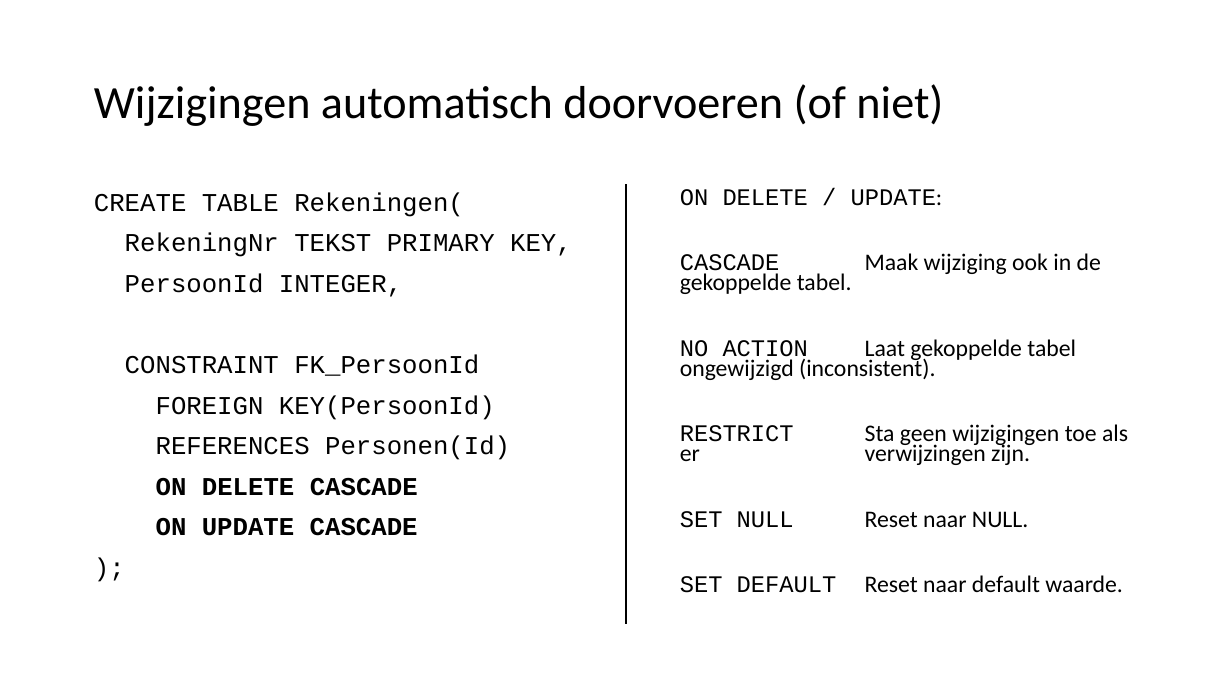
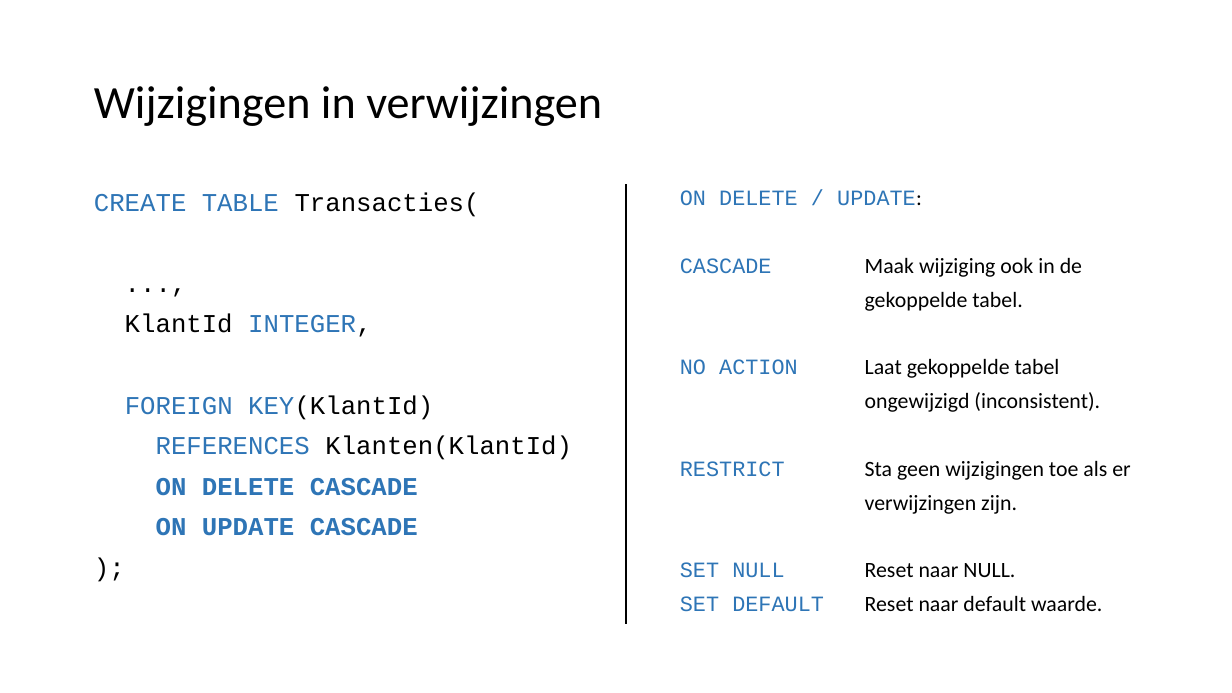
Before and after one commit to LFKoning/knowledge-sharing, a slide deck: slide 28 of sql_course/2_database_design/2_database_design.pptx (slide 30 before the commit). Drawn at 1232x693 pixels with LibreOffice and Linux fonts; fonts in the diff are those of the drawing. Boxes give left, top, right and bottom in pixels: in the first picture for what was removed or moved away, otherwise in the second. Text is boxed around its words. In the diff, an @@ line names an element or a change of style, - is before the commit and + after.

```diff
--- a/sql_course/2_database_design/2_database_design.pptx
+++ b/sql_course/2_database_design/2_database_design.pptx
@@ title at box(94, 86, 602, 126): text changed @@
-Wijzigingen automatisch doorvoeren (of niet)
+Wijzigingen in verwijzingen
@@ text "CREATE TABLE Transacties(" at box(94, 192, 572, 460): text colour #000000 to #2E75B6 in "ON DELETE CASCADE", "ON UPDATE CASCADE" @@
@@ text at box(94, 192, 572, 460): text changed @@
-CREATE TABLE Rekeningen(
-RekeningNr TEKST PRIMARY KEY,
-PersoonId INTEGER,
-CONSTRAINT FK_PersoonId
-FOREIGN KEY(PersoonId)
-REFERENCES Personen(Id)
+CREATE TABLE Transacties(
+...,
+KlantId INTEGER,
+FOREIGN KEY(KlantId)
+REFERENCES Klanten(KlantId)
@@ text at box(680, 190, 1102, 612): size 18.5 to 17 pt in "ON DELETE / UPDATE:", "SET NULL Reset naar NULL.", "SET DEFAULT Reset naar default waarde."; text colour #000000 to #2E75B6 in "ON DELETE / UPDATE:", "SET NULL", "SET DEFAULT"; line spacing 0.7 to 0.8 @@
@@ text at box(680, 258, 1130, 514): text changed; size 18.5 to 17 pt @@
-CASCADE Maak wijziging ook in de gekoppelde tabel.
-NO ACTION Laat gekoppelde tabel ongewijzigd (inconsistent).
-RESTRICT Sta geen wijzigingen toe als er verwijzingen zijn.
+CASCADE Maak wijziging ook in de
+gekoppelde tabel.
+NO ACTION Laat gekoppelde tabel
+ongewijzigd (inconsistent).
+RESTRICT Sta geen wijzigingen toe als er
+verwijzingen zijn.
```
Also in this commit, not shown: 17 other slides changed, 14 slides added, 2 slides removed.
